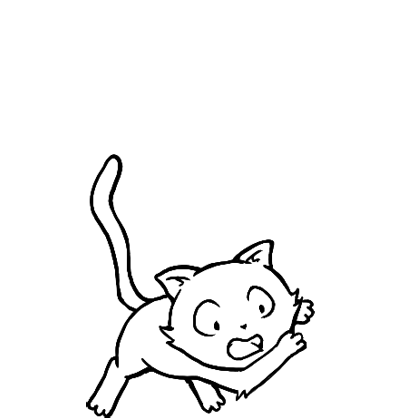
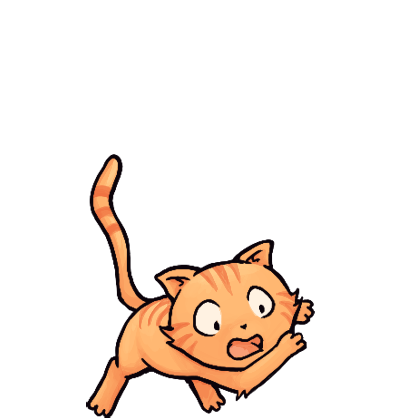
Comparing the layer stacks of the two 420px x 420px images. Changes:
painted on "1 outlines" over [86, 154, 315, 418]
added layer "1 c" above "Layer 1(pasted)" over [88, 156, 313, 416]
